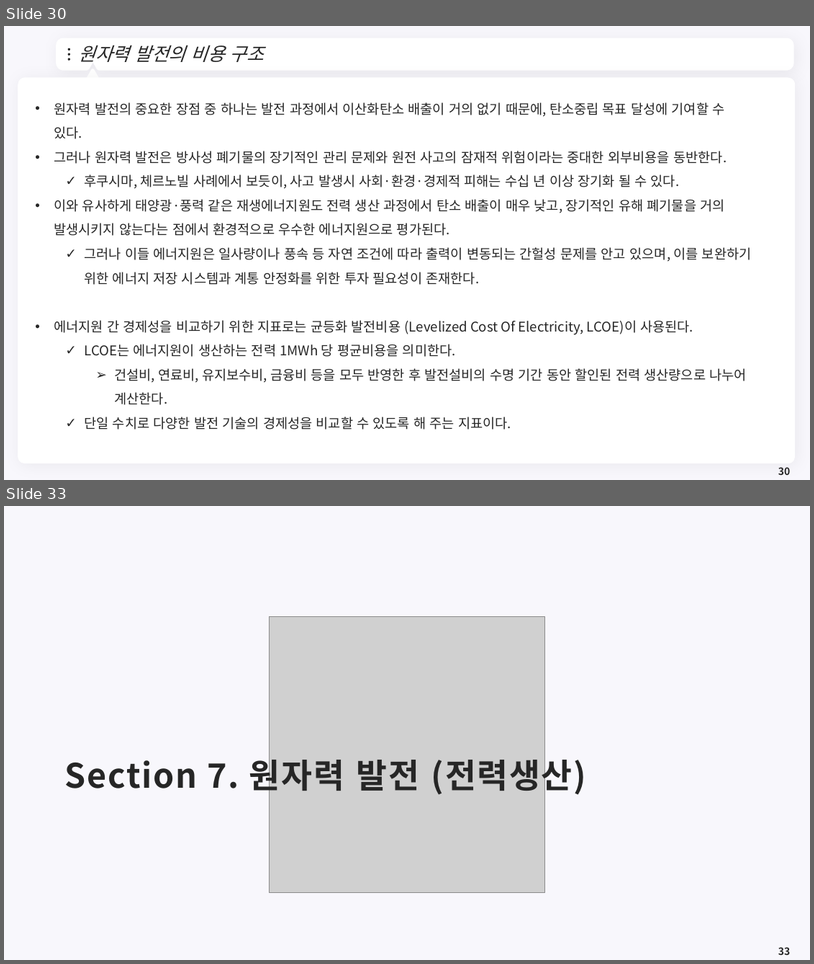
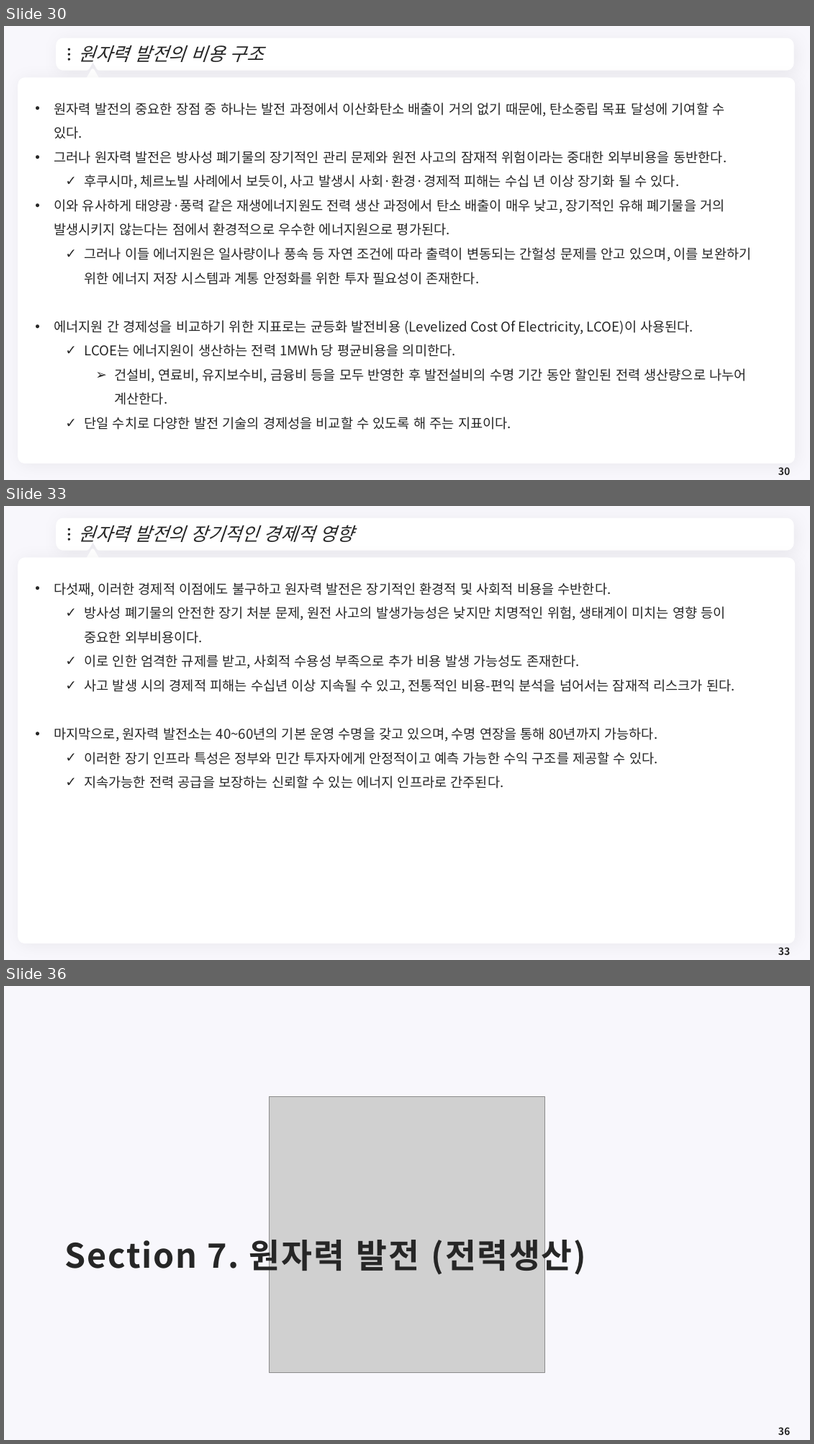
Before and after one commit to meandthey/Teaching, a slide deck: 에너지경제학/자원에너지경제학_Chapter_4 (원자력).pptx. Shown one above the other, each under a label of ours: slides 30 and 33 before the commit, slides 30, 33 and 36 after it; the slides between them are not shown. The pictures are 814x964 and 814x1444 pixels, drawn with LibreOffice and Linux fonts; fonts in the diff are those of the drawing; grey boxes stand for pictures; background and template pictures are left out. Boxes give left, top, right and bottom in pixels: in the first picture for what was removed or moved away, otherwise in the second. Text is boxed around its words. In the diff, an @@ line names an element or a change of style, - is before the commit and + after.

```diff
--- a/에너지경제학/자원에너지경제학_Chapter_4 (원자력).pptx
+++ b/에너지경제학/자원에너지경제학_Chapter_4 (원자력).pptx
@@ slide 33 added at box(4, 506, 810, 960), background #F8F7FC; not listed: 7 template elements that a slide beside it also shows @@
@@ title added at box(79, 525, 354, 542), 22 pt, text #262626, italic @@
+원자력 발전의 장기적인 경제적 영향
@@ text added at box(54, 582, 736, 788), 16 pt, text #262626 @@
+• 다섯째, 이러한 경제적 이점에도 불구하고 원자력 발전은 장기적인 환경적 및 사회적 비용을 수반한다.
+  ✓ 방사성 폐기물의 안전한 장기 처분 문제, 원전 사고의 발생가능성은 낮지만 치명적인 위험, 생태계이 미치는 영향 등이 중요한 외부비용이다.
+  ✓ 이로 인한 엄격한 규제를 받고, 사회적 수용성 부족으로 추가 비용 발생 가능성도 존재한다.
+  ✓ 사고 발생 시의 경제적 피해는 수십년 이상 지속될 수 있고, 전통적인 비용-편익 분석을 넘어서는 잠재적 리스크가 된다.
+• 마지막으로, 원자력 발전소는 40~60년의 기본 운영 수명을 갖고 있으며, 수명 연장을 통해 80년까지 가능하다.
+  ✓ 이러한 장기 인프라 특성은 정부와 민간 투자자에게 안정적이고 예측 가능한 수익 구조를 제공할 수 있다.
+  ✓ 지속가능한 전력 공급을 보장하는 신뢰할 수 있는 에너지 인프라로 간주된다.
@@ page number added at box(779, 947, 790, 955), 12 pt, text #262626, bold @@
+33
@@ what was slide 33 is now slide 36 @@
@@ page number at box(779, 1427, 790, 1435): text changed @@
-33
+36
```
Also in this commit, not shown: 2 slides changed, 2 other slides added.
